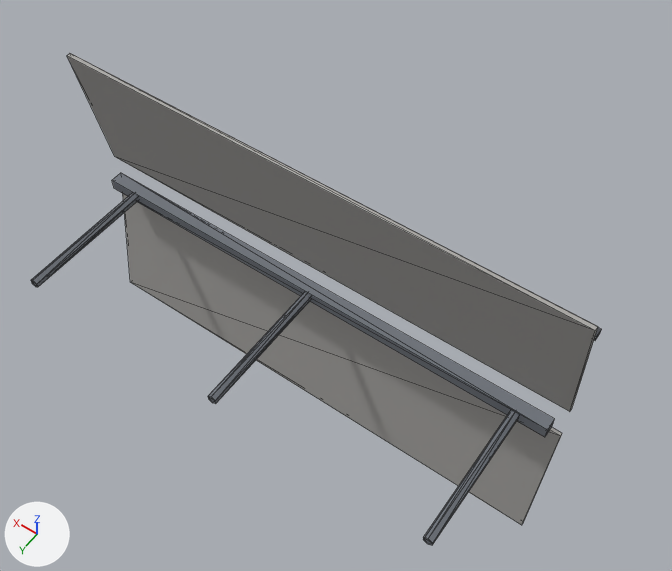
The glTF model public/models/props/platform-canopy.glb: old version first, new version second.
One viewpoint serves both versions: a 50 mm lens placed at (-7.52, 6.33, 15.84), pointed at (-0.46, -3.56, 0.29). The lights are fixed; the arrows at lower left show +X, +Y and +Z. The first picture is the older version. Mesh edges are drawn as thin lines. Vertices at exactly the same position are counted once.

Names of what the first picture shows: 'platform-canopy'.
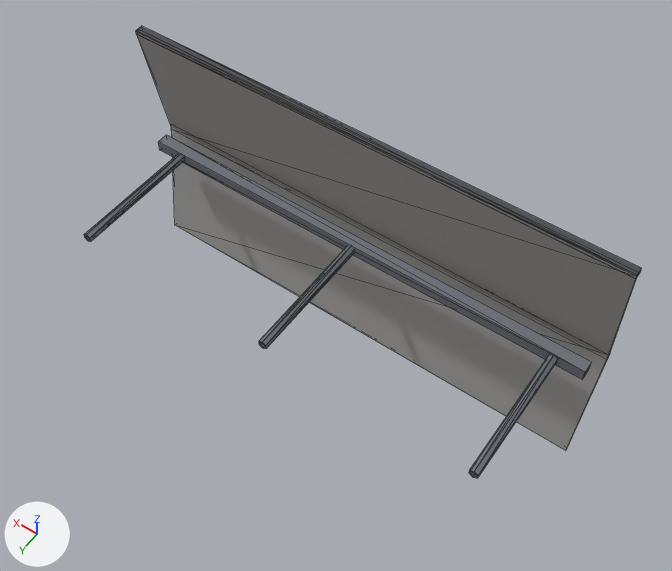
Changed parts and their boxes [x1, y1, x2, y2] in the pictures (672 x 571 px; the box of a moved part takes in the faces that stretch with it):
'platform-canopy', reshaped, moved (8% shorter)
    before: [31, 53, 602, 545]
    after: [84, 26, 642, 478]
part 1 of me_cylinder, moved or reshaped
    before: [423, 411, 519, 545]
    after: [469, 356, 557, 478]
part 2 of me_cylinder, moved or reshaped
    before: [208, 293, 311, 404]
    after: [259, 246, 354, 349]
part 3 of me_cylinder, moved or reshaped
    before: [31, 194, 138, 287]
    after: [84, 154, 184, 241]
part 4 of me_cylinder, moved or reshaped
    before: [112, 173, 555, 437]
    after: [158, 135, 592, 380]
part 5 of me_cylinder, moved or reshaped
    before: [67, 53, 598, 412]
    after: [136, 32, 638, 359]
part 6 of me_cylinder, moved or reshaped
    before: [123, 194, 562, 525]
    after: [171, 127, 609, 451]
part 7 of me_cylinder, moved or reshaped
    before: [594, 327, 602, 340]
    after: [136, 26, 642, 279]

The edits, one by one:
me_cylinder is used by ob_platform_canopy; location (0.0, 0.0, 0.0).
me_cylinder had 68 vertices, 108 faces and spanned x -5.9..5.9, y -3.63..0.0, z -3.74..3.74.
me_cylinder now has 68 vertices, 108 faces and spans x -0.9..10.9, y -3.93..0.0, z -3.19..3.2.
me_cylinder part 1: the loose piece of 12 vertices spanning x -5.1..-4.9, y -3.2..0.0, z -0.11..0.11 is moved by (5.0, 0.0, 0.0).
me_cylinder part 2: the loose piece of 12 vertices spanning x -0.1..0.1, y -3.2..0.0, z -0.11..0.11 is moved by (5.0, 0.0, 0.0).
me_cylinder part 3: the loose piece of 12 vertices spanning x 4.9..5.1, y -3.2..0.0, z -0.11..0.11 is moved by (5.0, 0.0, 0.0).
me_cylinder part 4: the loose piece of 8 vertices spanning x -5.7..5.7, y -3.45..-3.15, z -0.14..0.14 is moved by (5.0, 0.0, 0.0).
me_cylinder part 5: the loose piece of 8 vertices spanning x -5.9..5.9, y -3.63..-3.02, z 0.47..3.74 is moved by (5.0, -0.29, -0.56).
me_cylinder part 6: the loose piece of 8 vertices spanning x -5.9..5.9, y -3.63..-3.02, z -3.74..-0.47 is moved by (5.0, -0.29, 0.56).
me_cylinder part 7: the loose piece of 8 vertices spanning x -5.9..5.9, y -3.52..-3.32, z 3.1..3.2 is moved by (5.0, 0.0, 0.0).
Object 'platform-canopy' (ob_platform_canopy) moves from (0.0, 0.0, 0.0) to (-5.0, -1.6, 0.0).
